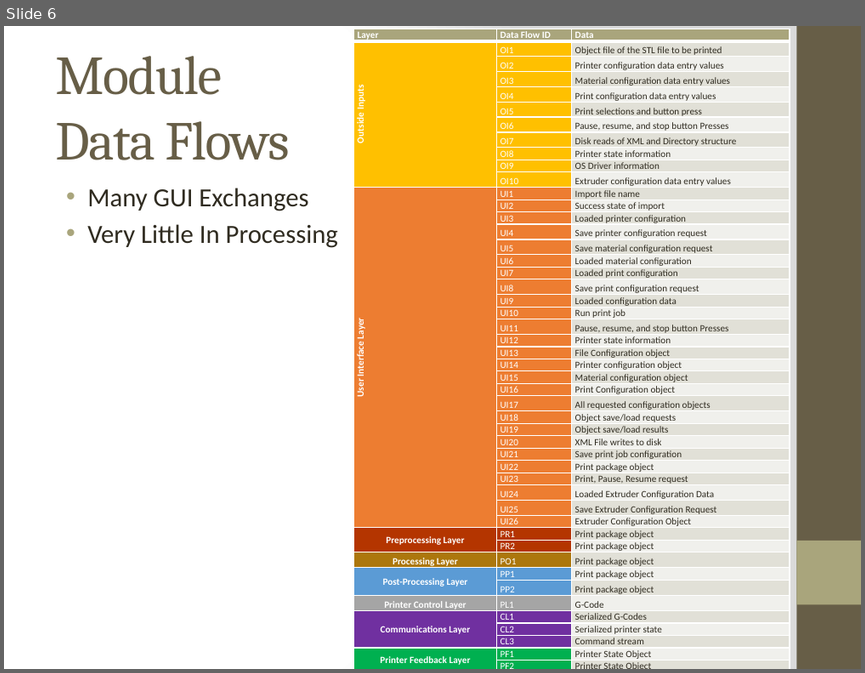
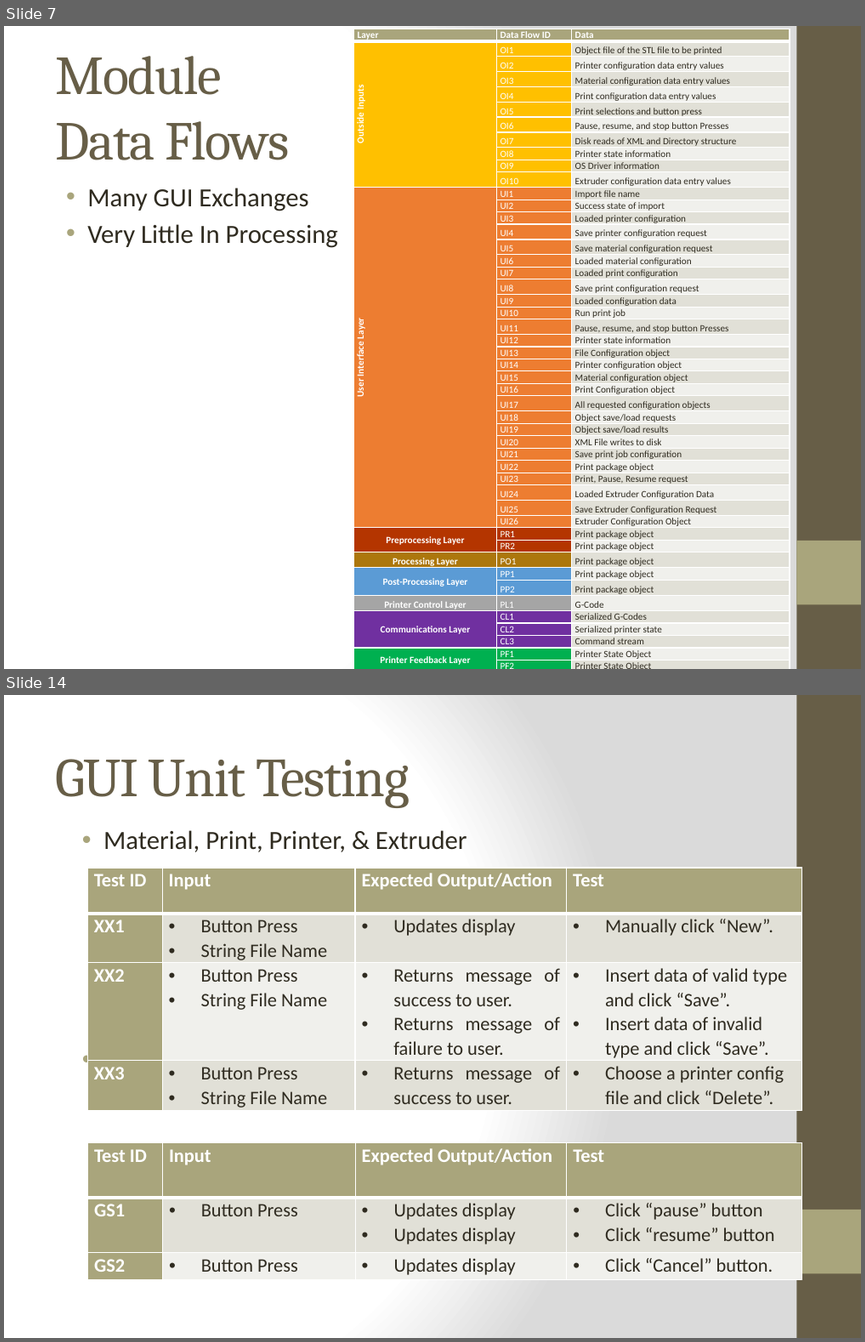
Before and after one commit to qpHalcy0n/SRDesign, a slide deck: Test Plan Presentation/Team Ink3d Test Plan.pptx. Shown one above the other, each under a label of ours: slide 6 before the commit, slides 7 and 14 after it; the slides between them are not shown. The pictures are 865x673 and 865x1342 pixels, drawn with LibreOffice and Linux fonts; fonts in the diff are those of the drawing. Boxes give left, top, right and bottom in pixels: in the first picture for what was removed or moved away, otherwise in the second. Text is boxed around its words. In the diff, an @@ line names an element or a change of style, - is before the commit and + after.

```diff
--- a/Test Plan Presentation/Team Ink3d Test Plan.pptx
+++ b/Test Plan Presentation/Team Ink3d Test Plan.pptx
@@ slide 14 added at [4, 695, 861, 1338], background gradient #FFFFFF to #DADADA; not listed: 2 template elements that a slide beside it also shows @@
@@ title added at [55, 759, 409, 808], 46 pt, text #675E47 @@
+GUI Unit Testing
@@ text added at [103, 830, 467, 1076], 22 pt, text #2F2B20 @@
+• Material, Print, Printer, & Extruder
+• Status
@@ table added at [87, 868, 801, 1111], 4 rows, 4 columns @@
+Test ID | Input | Expected Output/Action | Test
+XX1 | Button Press / String File Name | Updates display | Manually click “New”.
+XX2 | Button Press / String File Name | Returns message of success to user. / Returns message of failure to user. | Insert data of valid type and click “Save”. / Insert data of invalid type and click “Save”.
+XX3 | Button Press / String File Name | Returns message of success to user. | Choose a printer config file and click “Delete”.
@@ table added at [88, 1142, 802, 1278], 3 rows, 4 columns @@
+Test ID | Input | Expected Output/Action | Test
+GS1 | Button Press | Updates display / Updates display | Click “pause” button / Click “resume” button
+GS2 | Button Press | Updates display | Click “Cancel” button.
@@ what was slide 6 is now slide 7 @@
```
Also in this commit, not shown: 45 other slides added, 1 slide removed.
